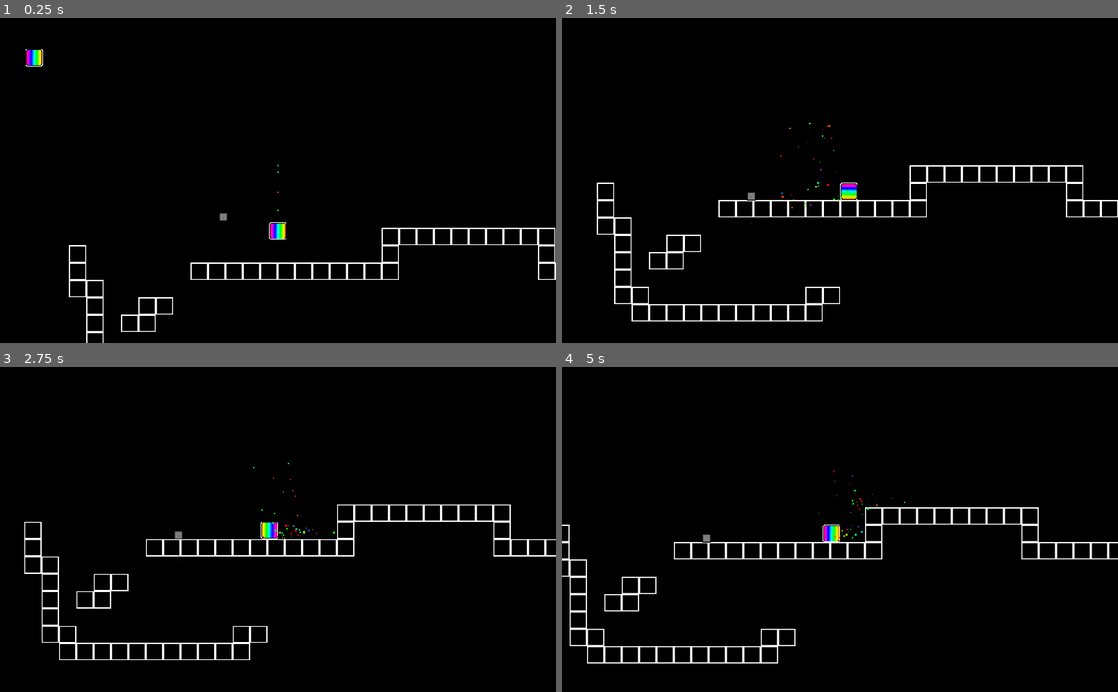
Above: before the commit, frames 1-4 (two rows, left to right).
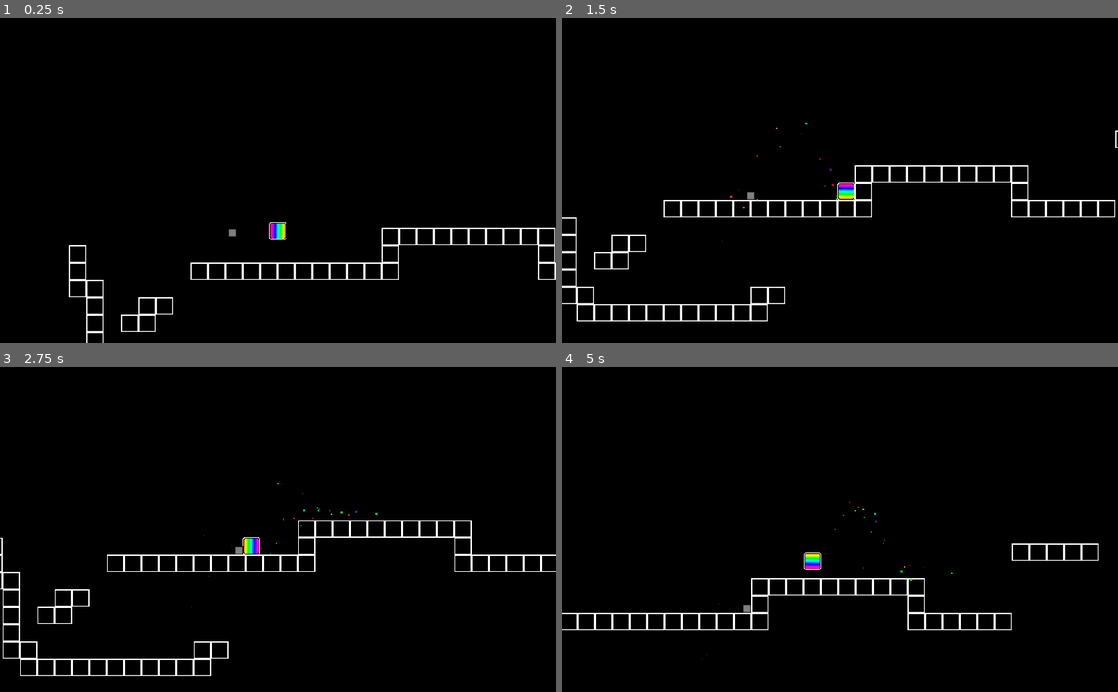
Above: after the commit, the same moments.

Repository: TheAssembler1/Fallout-Of-Color
Game: Godot game, scene res://Scenes/PracticeJ.tscn
The game is run twice, just before and just after one commit, with the same random seed, the same clock (stepped at 60 frames per second) and the same inputs.
Inputs:
- Up to frame 1 (0.25 s): no input
- Up to frame 2 (1.5 s): hold D (ui_right) from 0.53 s (still down); tap W (ui_up) at 0.77 s
- Up to frame 3 (2.75 s): tap W (ui_up) at 1.52 s; release D (ui_right) at 2.03 s; hold A (ui_left) from 2.03 s (still down)
- Up to frame 4 (5 s): release A (ui_left) at 2.78 s; hold D (ui_right) 2.78-4.28 s; tap W (ui_up) at 3.02, 3.77, 4.52 s; hold A (ui_left) from 4.28 s (still down)

The runs differ from the first frame. In frame 1, 0.2% of the frame differs, in the area x 4-51%, y 9-68%; in frame 2, 3.8%; in frame 3, 4.6%; in frame 4, 4.7%, in the area x 0-100%, y 31-92%.

Commit message:
Fixing Noah's Mistakes

Diff:
--- a/Fallout_of_Color/Scenes/Enemies/BehindEnemies.gd
+++ /dev/null
@@ -1,19 +0,0 @@
-extends KinematicBody2D
-
-var gravity = 2;
-var motion = Vector2();
-const GROUND = Vector2(0,-1);
-export var speed = 100;
-
-# Called when the node enters the scene tree for the first time.
-func _ready():
-	pass # Replace with function body.
-
-# Called every frame. 'delta' is the elapsed time since the previous frame.
-func _process(delta):
-	motion.y += gravity;
-	if ColorPlayer.transform.x > transform.x:
-		motion.x = speed
-	elif ColorPlayer.transform.x < transform.x:
-		motion.x = -speed
-	move_and_slide(motion, GROUND);
--- a/Fallout_of_Color/Scenes/Enemies/BehindEnemies.tscn
+++ b/Fallout_of_Color/Scenes/Enemies/BehindEnemies.tscn
@@ -1,20 +1,23 @@
 [gd_scene load_steps=6 format=2]
 
-[ext_resource path="res://Scenes/Enemies/BehindEnemies.gd" type="Script" id=1]
+[ext_resource path="res://Scripts/BehindEnemies.gd" type="Script" id=1]
 [ext_resource path="res://Sprites/EnemyBack.png" type="Texture" id=2]
 
 [sub_resource type="CanvasItemMaterial" id=1]
 
 [sub_resource type="ParticlesMaterial" id=2]
+emission_shape = 2
+emission_box_extents = Vector3( 8, 8, 1 )
 flag_disable_z = true
 gravity = Vector3( 0, 98, 0 )
+initial_velocity = -100.0
 angular_velocity = 50.0
 orbit_velocity = 0.0
 orbit_velocity_random = 0.0
 color = Color( 0.242188, 0.242188, 0.242188, 1 )
 
 [sub_resource type="RectangleShape2D" id=3]
-extents = Vector2( 7.23068, 7.22208 )
+extents = Vector2( 8, 8 )
 
 [node name="BehindEnemies" type="KinematicBody2D"]
 script = ExtResource( 1 )
--- a/Fallout_of_Color/Scenes/Player/ColorPlayer.tscn
+++ b/Fallout_of_Color/Scenes/Player/ColorPlayer.tscn
@@ -14,7 +14,7 @@
 [node name="ColorPlayer" type="KinematicBody2D"]
 script = ExtResource( 1 )
 gravity = 4000
-speed = 5000
+speed = 16000
 jump_speed = 1000
 
 [node name="CollisionShape2D" type="CollisionShape2D" parent="."]
--- a/Fallout_of_Color/Scenes/PracticeJ.tscn
+++ b/Fallout_of_Color/Scenes/PracticeJ.tscn
@@ -1,9 +1,8 @@
-[gd_scene load_steps=7 format=2]
+[gd_scene load_steps=6 format=2]
 
 [ext_resource path="res://Sprites/BlackWorldBlock.png" type="Texture" id=1]
 [ext_resource path="res://Scenes/Player/ColorPlayer.tscn" type="PackedScene" id=2]
-[ext_resource path="res://Scenes/Player/Particles.tscn" type="PackedScene" id=3]
-[ext_resource path="res://Scenes/Enemies/BehindEnemies.tscn" type="PackedScene" id=4]
+[ext_resource path="res://Scenes/Enemies/BehindEnemies.tscn" type="PackedScene" id=3]
 
 [sub_resource type="ConvexPolygonShape2D" id=1]
 points = PoolVector2Array( 0, 0, 32, 0, 32, 32, 0, 32 )
@@ -37,7 +36,5 @@
 [node name="ColorPlayer" parent="." instance=ExtResource( 2 )]
 position = Vector2( 449.013, 319.974 )
 
-[node name="Particles2" parent="ColorPlayer" instance=ExtResource( 3 )]
-
-[node name="BehindEnemies" parent="." instance=ExtResource( 4 )]
+[node name="BehindEnemies" parent="." instance=ExtResource( 3 )]
 position = Vector2( 348.285, 423.546 )
--- /dev/null
+++ b/Fallout_of_Color/Scripts/BehindEnemies.gd
@@ -0,0 +1,22 @@
+extends KinematicBody2D
+
+var gravity = 1000;
+var motion = Vector2();
+const GROUND = Vector2(0,-1);
+export var speed = 4000;
+onready var ColorPlayer = get_parent().get_node("ColorPlayer")
+
+# Called when the node enters the scene tree for the first time.
+func _ready():
+	pass # Replace with function body.
+
+# Called every frame. 'delta' is the elapsed time since the previous frame.
+func _process(delta):
+	motion.y += gravity * delta;
+	if ColorPlayer.position.x > position.x:
+		motion.x = speed * delta
+		$EnemyParticles.scale.x = 1
+	elif ColorPlayer.position.x < position.x:
+		motion.x = -speed * delta
+		$EnemyParticles.scale.x = -1
+	motion = move_and_slide(motion, GROUND);
--- a/Fallout_of_Color/project.godot
+++ b/Fallout_of_Color/project.godot
@@ -18,10 +18,6 @@
 config/name="Fallout_of_Color"
 run/main_scene="res://Scenes/PracticeJ.tscn"
 config/icon="res://icon.png"
-
-[autoload]
-
-ColorPlayer="*res://Scenes/Player/ColorPlayer.tscn"
 
 [display]
 
